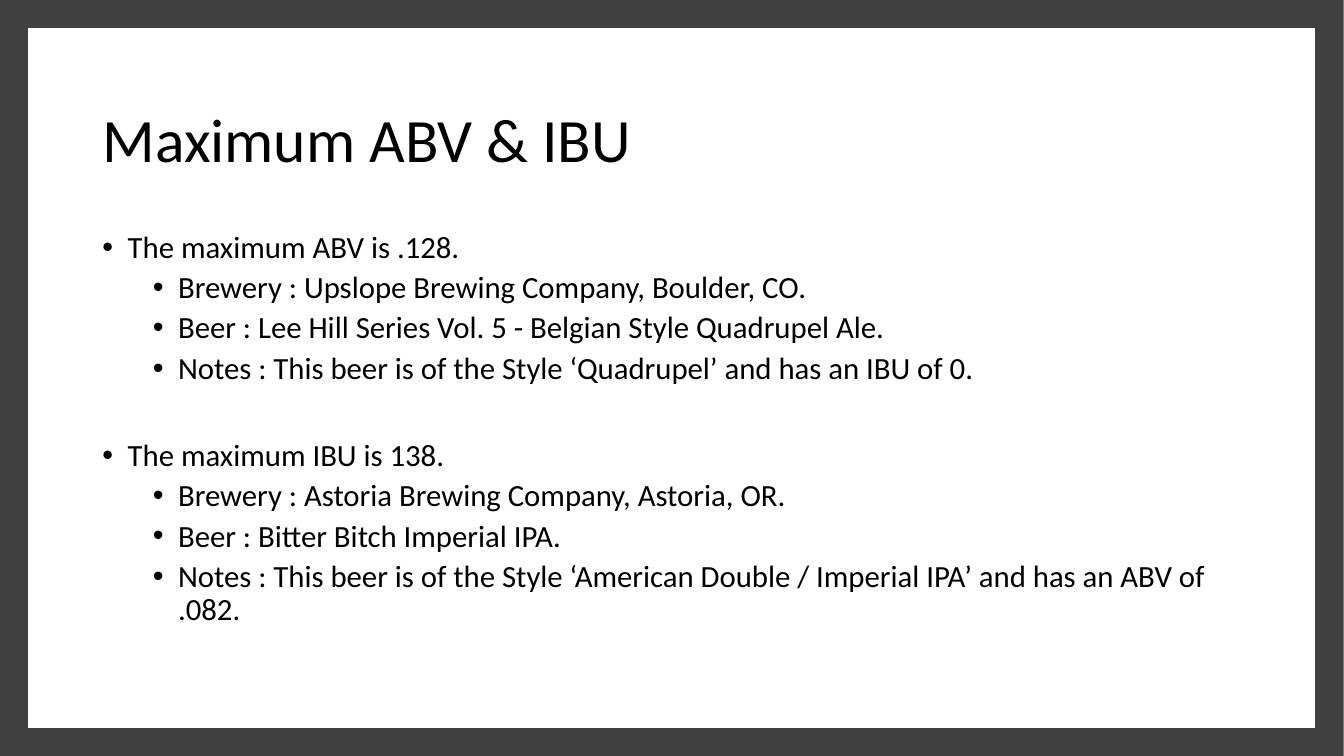
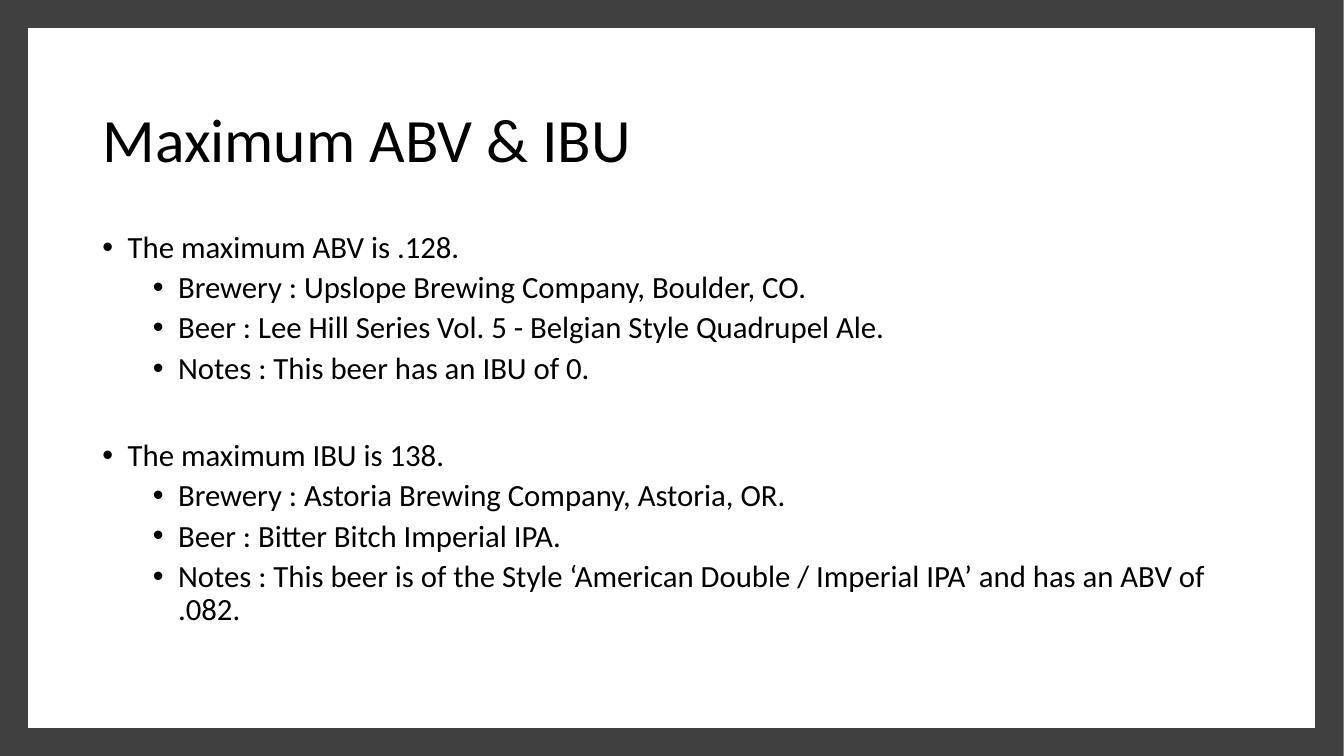
Before and after one commit to ericlaigaie/Case-Study-01, a slide deck: slide 6 of EDA_Presentation - AL.pptx (slide 7 before the commit). Drawn at 1344x756 pixels with LibreOffice and Linux fonts; fonts in the diff are those of the drawing. Boxes give left, top, right and bottom in pixels: in the first picture for what was removed or moved away, otherwise in the second. Text is boxed around its words. In the diff, an @@ line names an element or a change of style, - is before the commit and + after.

```diff
--- a/EDA_Presentation - AL.pptx
+++ b/EDA_Presentation - AL.pptx
@@ text at (178,357,589,380): text changed @@
-  • Notes : This beer is of the Style ‘Quadrupel’ and has an IBU of 0.
+  • Notes : This beer has an IBU of 0.
```
Also in this commit, not shown: 3 other slides changed, 9 slides added, 4 slides removed.
